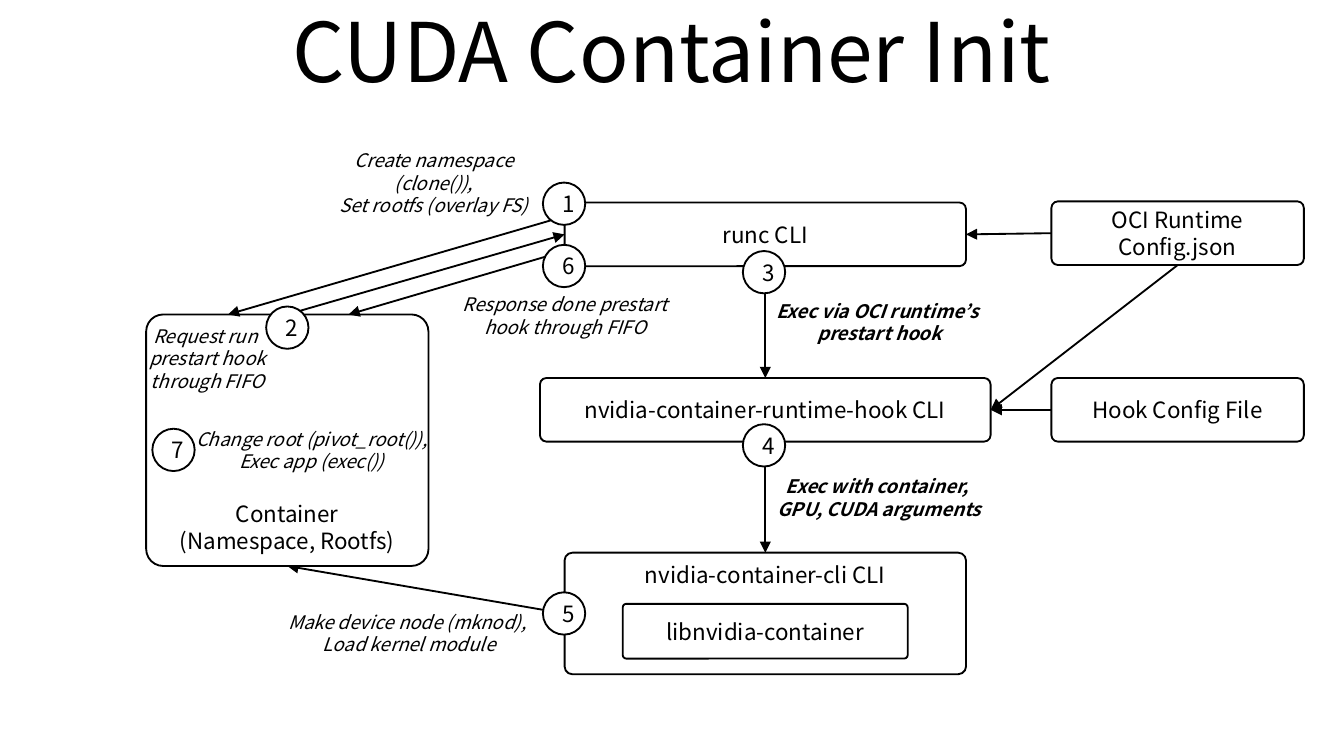
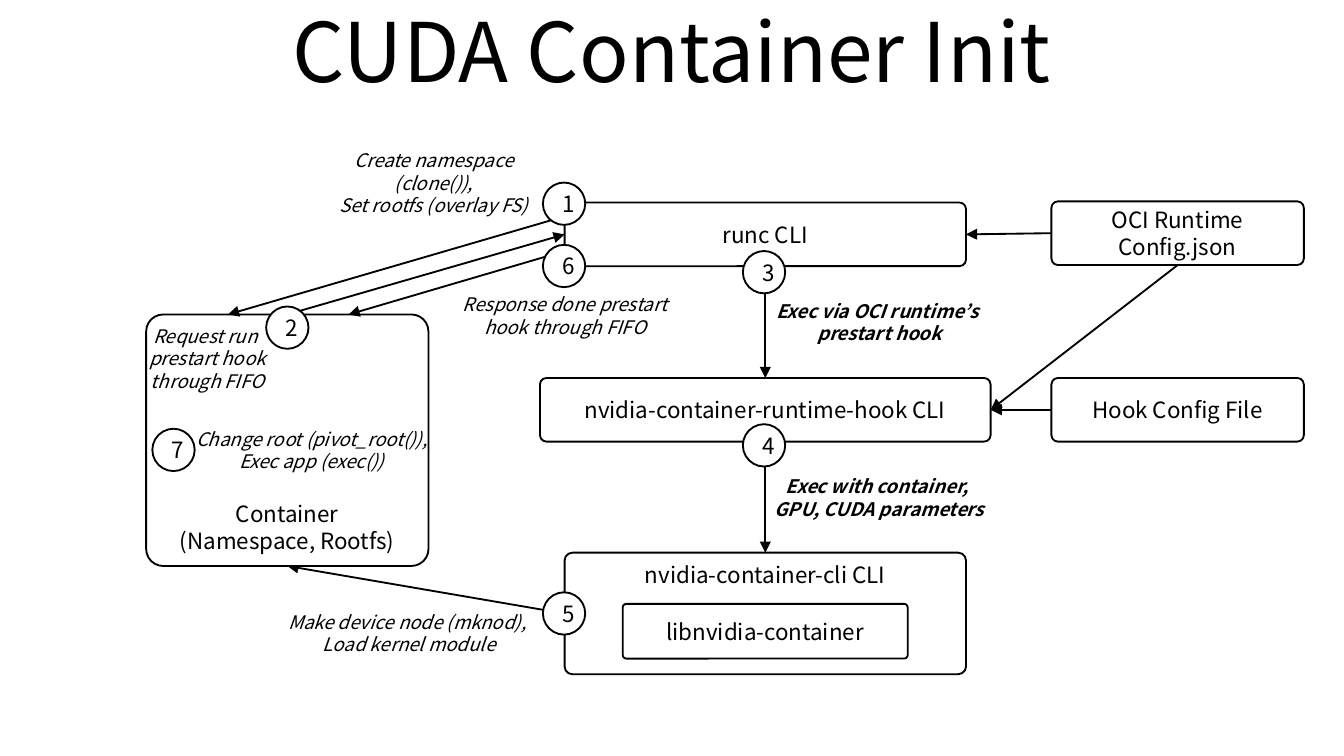
Before and after one commit to ssup2/blog-software, a slide deck: slide 2 of content/docs/theory-analysis/container-nvidia-gpu/images/images.pptx. Drawn at 1344x756 pixels with LibreOffice and Linux fonts; fonts in the diff are those of the drawing. Boxes give left, top, right and bottom in pixels: in the first picture for what was removed or moved away, otherwise in the second. Text is boxed around its words. In the diff, an @@ line names an element or a change of style, - is before the commit and + after.

```diff
--- a/content/docs/theory-analysis/container-nvidia-gpu/images/images.pptx
+++ b/content/docs/theory-analysis/container-nvidia-gpu/images/images.pptx
@@ text at <box>775,495,984,520</box>: text changed @@
-GPU, CUDA arguments
+GPU, CUDA parameters
```
Also in this commit, not shown: 1 slide added, 6 other files.
